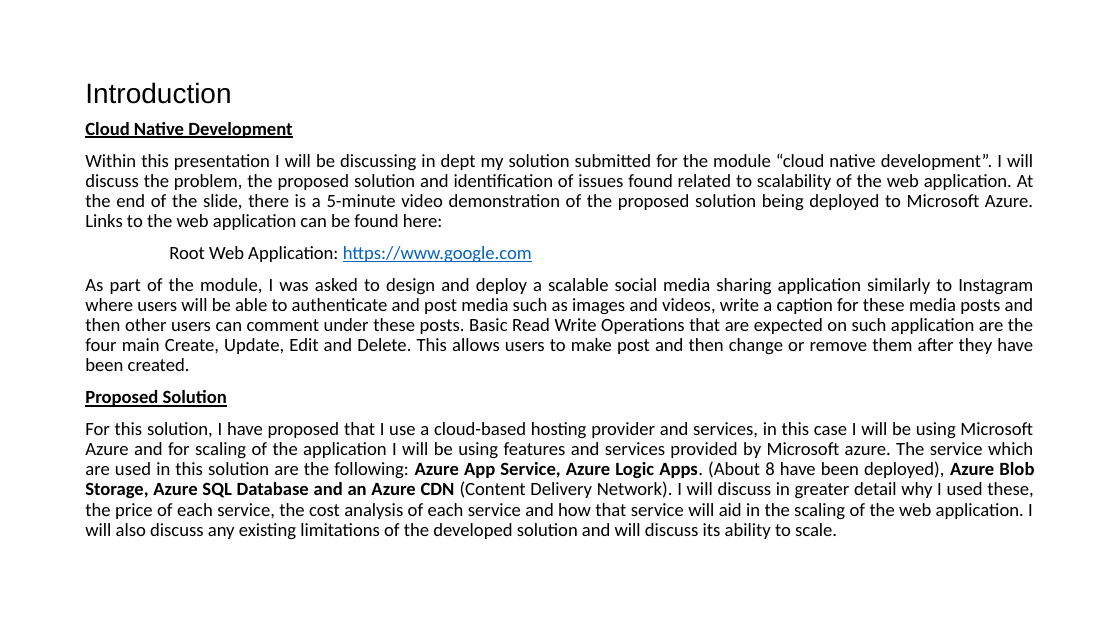
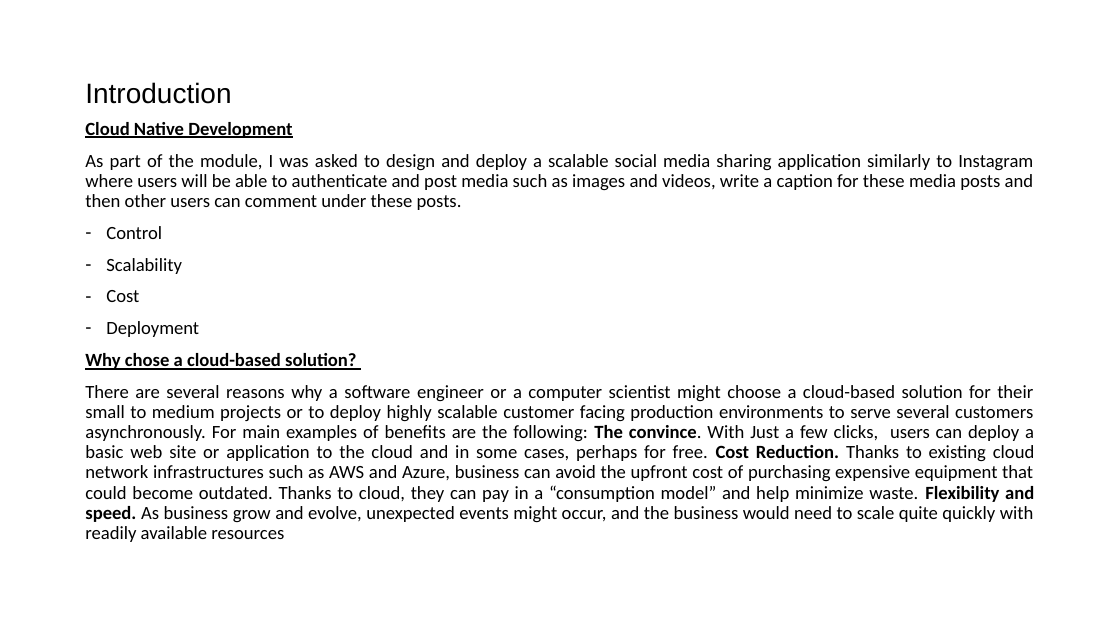
Before and after one commit to DevTobsterr/COM682, a slide deck: slide 2 of Cloud Native Development.pptx. Drawn at 1120x630 pixels with LibreOffice and Linux fonts; fonts in the diff are those of the drawing. Boxes give left, top, right and bottom in pixels: in the first picture for what was removed or moved away, otherwise in the second. Text is boxed around its words. In the diff, an @@ line names an element or a change of style, - is before the commit and + after.

```diff
--- a/Cloud Native Development.pptx
+++ b/Cloud Native Development.pptx
@@ text at [85,154,1035,542]: text changed @@
-Within this presentation I will be discussing in dept my solution submitted for the module “cloud native development”. I will discuss the problem, the proposed solution and identification of issues found related to scalability of the web application. At the end of the slide, there is a 5-minute video demonstration of the proposed solution being deployed to Microsoft Azure. Links to the web application can be found here:
-Root Web Application: https://www.google.com
-As part of the module, I was asked to design and deploy a scalable social media sharing application similarly to Instagram where users will be able to authenticate and post media such as images and videos, write a caption for these media posts and then other users can comment under these posts. Basic Read Write Operations that are expected on such application are the four main Create, Update, Edit and Delete. This allows users to make post and then change or remove them after they have been created.
-Proposed Solution
-For this solution, I have proposed that I use a cloud-based hosting provider and services, in this case I will be using Microsoft Azure and for scaling of the application I will be using features and services provided by Microsoft azure. The service which are used in this solution are the following: Azure App Service, Azure Logic Apps. (About 8 have been deployed), Azure Blob Storage, Azure SQL Database and an Azure CDN (Content Delivery Network). I will discuss in greater detail why I used these, the price of each service, the cost analysis of each service and how that service will aid in the scaling of the web application. I will also discuss any existing limitations of the developed solution and will discuss its ability to scale.
+As part of the module, I was asked to design and deploy a scalable social media sharing application similarly to Instagram where users will be able to authenticate and post media such as images and videos, write a caption for these media posts and then other users can comment under these posts.
+– Control
+– Scalability
+– Cost
+– Deployment
+Why chose a cloud-based solution?
+There are several reasons why a software engineer or a computer scientist might choose a cloud-based solution for their small to medium projects or to deploy highly scalable customer facing production environments to serve several customers asynchronously. For main examples of benefits are the following: The convince. With Just a few clicks, users can deploy a basic web site or application to the cloud and in some cases, perhaps for free. Cost Reduction. Thanks to existing cloud network infrastructures such as AWS and Azure, business can avoid the upfront cost of purchasing expensive equipment that could become outdated. Thanks to cloud, they can pay in a “consumption model” and help minimize waste. Flexibility and speed. As business grow and evolve, unexpected events might occur, and the business would need to scale quite quickly with readily available resources
```
Also in this commit, not shown: 5 other slides changed, 3 slides added, 3 slides removed, 1 other file.
